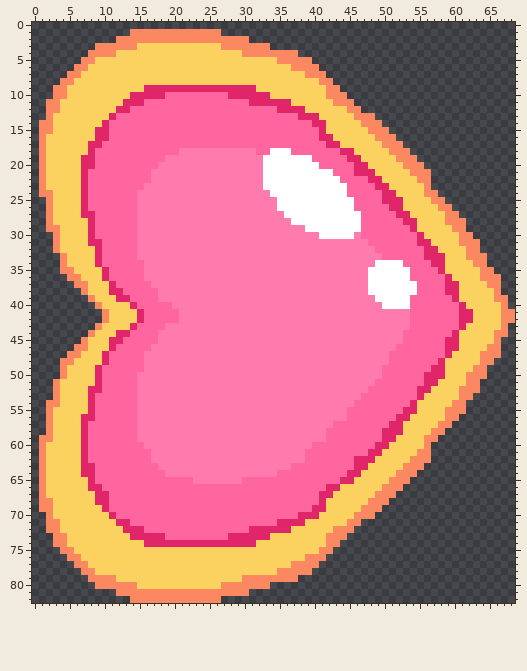
Sprite sheet, stored at GirliepopGaming/Assets/Art/PNGs/UI/arrow right.png. The picture above is the old version.
The file is 69x83 pixels.
Now the later version:
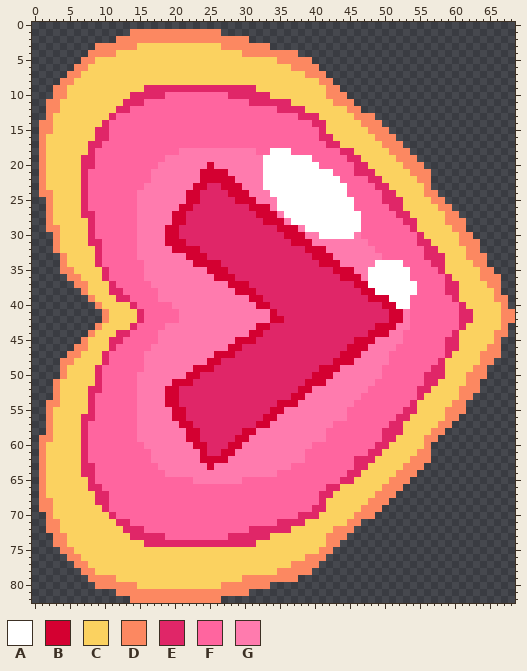
Palette (. is transparent): A #ffffff  B #d40031  C #fbd260  D #fc8861  E #e02668  F #ff659f  G #ff7bae
What changed:
Changed rows in their new state; - is an unchanged pixel.
first column x 19:
20 ------B---------------------------
21 -----BBBB-------------------------
22 -----BBBBB------------------------
23 ----BBEEBBB-----------------------
24 ---BBEEEEBBB----------------------
25 ---BBEEEEEBBB---------------------
26 --BBEEEEEEEEBBB-------------------
27 -BBEEEEEEEEEEBBB------------------
28 -BBEEEEEEEEEEEBBB-----------------
29 BBEEEEEEEEEEEEEEBBB---------------
30 BBEEEEEEEEEEEEEEEBBB--------------
31 BBBEEEEEEEEEEEEEEEBBB-------------
32 -BBBBEEEEEEEEEEEEEEEBBB-----------
33 ---BBBEEEEEEEEEEEEEEEBBB----------
34 ----BBBBEEEEEEEEEEEEEEBBB---------
35 ------BBBEEEEEEEEEEEEEEEBBB-------
36 -------BBBEEEEEEEEEEEEEEEBBB------
37 ---------BBBEEEEEEEEEEEEEEEBB-----
38 ----------BBBEEEEEEEEEEEEEEEBB----
39 ------------BBEEEEEEEEEEEEEEEBBB--
40 -------------BBEEEEEEEEEEEEEEEEBB-
41 ---------------BEEEEEEEEEEEEEEEEBB
42 ---------------BBEEEEEEEEEEEEEEEBB
43 -------------BBEEEEEEEEEEEEEEEBBB-
44 ------------BBEEEEEEEEEEEEEEEBBB--
45 ----------BBBEEEEEEEEEEEEEEBBB----
46 ---------BBEEEEEEEEEEEEEEEBBB-----
47 -------BBBEEEEEEEEEEEEEEEBBB------
48 ------BBEEEEEEEEEEEEEEEEBBB-------
49 ----BBBEEEEEEEEEEEEEEEBBB---------
50 ---BBEEEEEEEEEEEEEEEEBBB----------
51 -BBBEEEEEEEEEEEEEEEEBBB-----------
52 BBEEEEEEEEEEEEEEEEEBB-------------
53 BBEEEEEEEEEEEEEEEEBB--------------
54 BBEEEEEEEEEEEEEEBBB---------------
55 -BBEEEEEEEEEEEEBB-----------------
56 -BBEEEEEEEEEEEBB------------------
57 --BBEEEEEEEEEBB-------------------
58 ---BBEEEEEEBB---------------------
59 ---BBEEEEEBB----------------------
60 ----BBEEEBB-----------------------
61 -----BEEBB------------------------
62 -----BBBB-------------------------
63 ------B---------------------------
Boxes around the changes in both pictures, in picture pixels (x1, y1, x2, y2):
changed: (165, 162, 403, 470)
